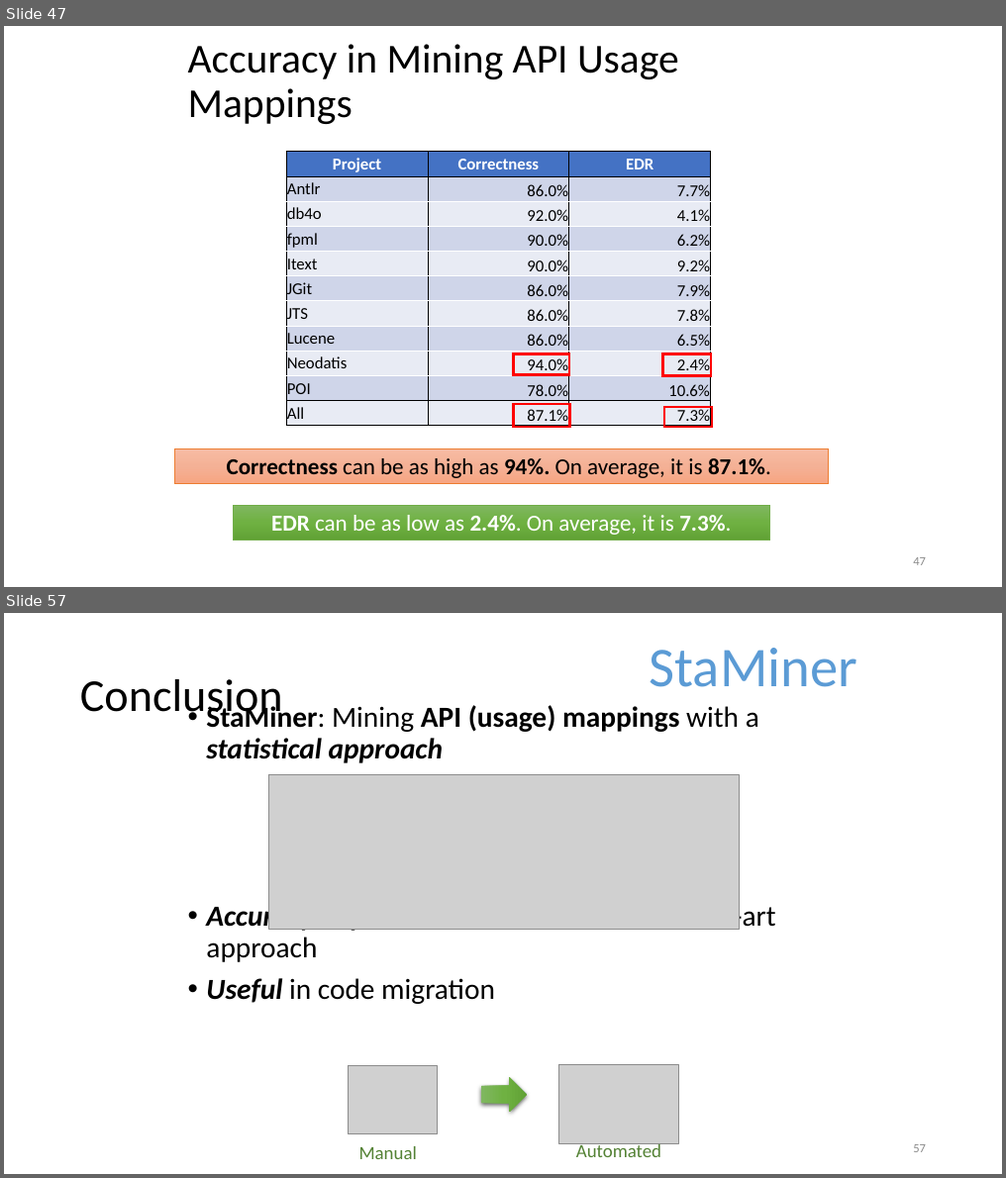
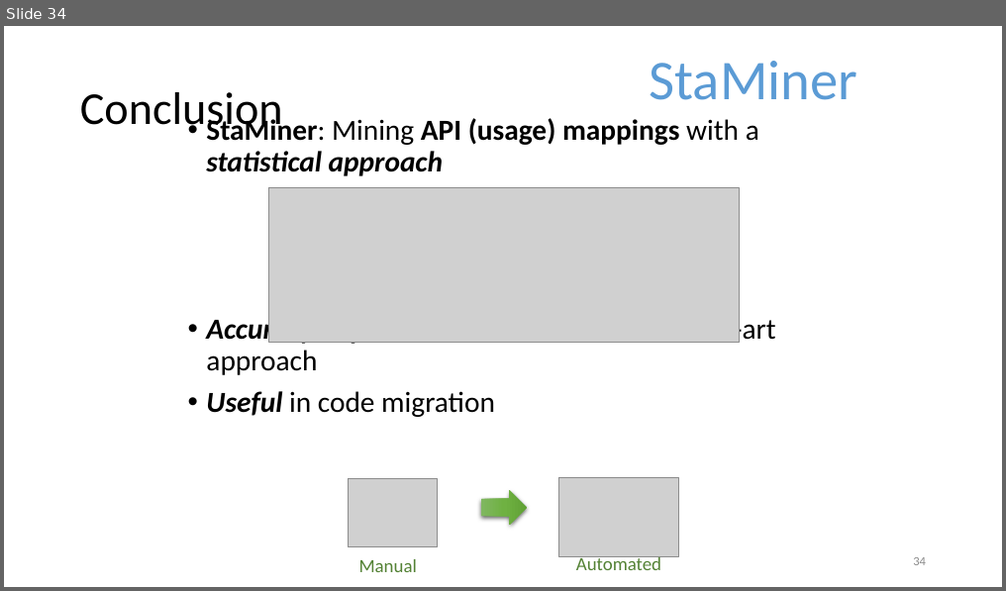
Before and after one commit to nguyenhoan/CPatMiner, a slide deck: CPatMiner_2.pptx. Shown one above the other, each under a label of ours: slides 47 and 57 before the commit, slide 34 after it; the slides between them are not shown. The pictures are 1006x1178 and 1006x591 pixels, drawn with LibreOffice and Linux fonts; fonts in the diff are those of the drawing; grey boxes stand for pictures. Boxes give left, top, right and bottom in pixels: in the first picture for what was removed or moved away, otherwise in the second. Text is boxed around its words. In the diff, an @@ line names an element or a change of style, - is before the commit and + after.

```diff
--- a/CPatMiner_2.pptx
+++ b/CPatMiner_2.pptx
@@ slide 47 removed at (4, 26, 1002, 587), background #FFFFFF @@
@@ title removed at (188, 44, 679, 124) @@
-Accuracy in Mining API Usage Mappings
@@ table removed at (286, 152, 711, 427), 11 rows, 3 columns @@
-Project | Correctness | EDR
-Antlr | 86.0% | 7.7%
-db4o | 92.0% | 4.1%
-fpml | 90.0% | 6.2%
-Itext | 90.0% | 9.2%
-JGit | 86.0% | 7.9%
-JTS | 86.0% | 7.8%
-Lucene | 86.0% | 6.5%
-Neodatis | 94.0% | 2.4%
-POI | 78.0% | 10.6%
-All | 87.1% | 7.3%
@@ rectangle removed at (514, 354, 569, 374) @@
@@ rectangle removed at (662, 354, 711, 375) @@
@@ rectangle removed at (514, 404, 570, 427) @@
@@ rectangle removed at (665, 407, 712, 427) @@
@@ rectangle removed at (174, 449, 829, 484) @@
-Correctness can be as high as 94%. On average, it is 87.1%.
@@ rectangle removed at (233, 505, 770, 541) @@
-EDR can be as low as 2.4%. On average, it is 7.3%.
@@ page number removed at (913, 558, 926, 566) @@
-47
@@ what was slide 57 is now slide 34 @@
@@ page number at (913, 558, 926, 566): text changed @@
-57
+34
```
Also in this commit, not shown: 22 other slides removed.
